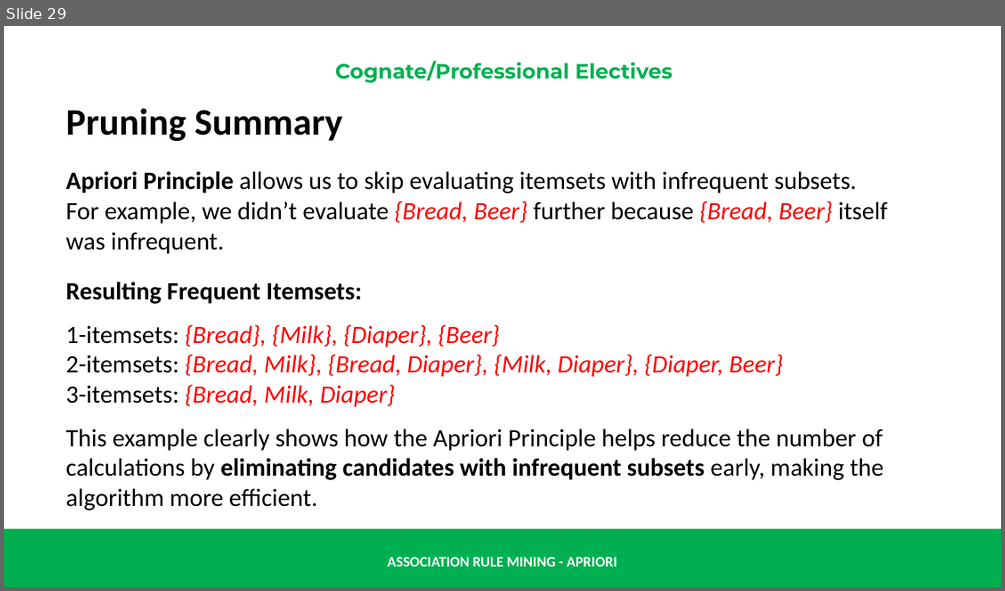
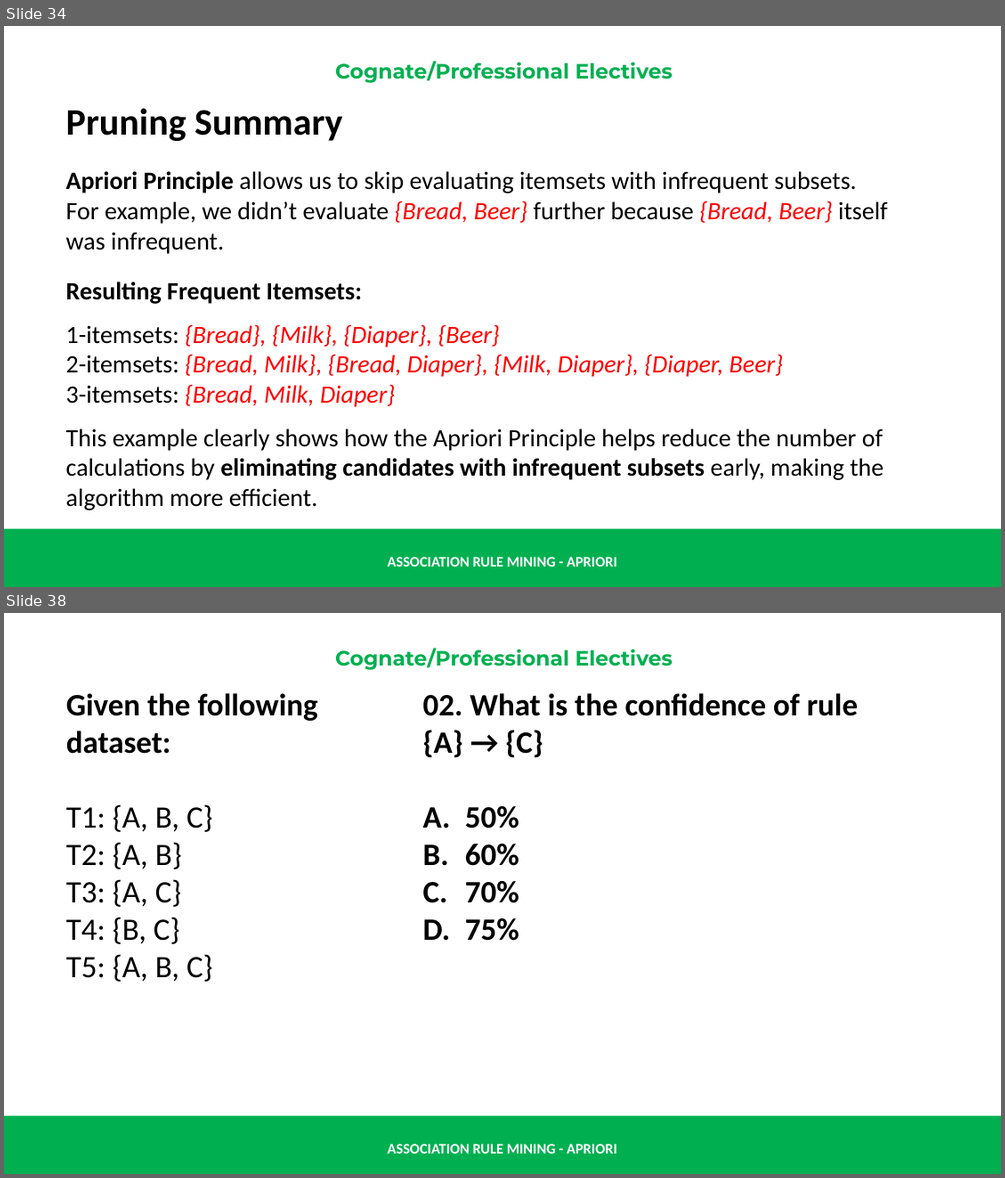
Before and after one commit to renatomaaliw3/public_files, a slide deck: CPE Electives (1 - 3)/01. Lectures Notebook/000. Presentations & Text Books/01. Presentation Slides/30. Association Rule Mining & Apriori.pptx. Shown one above the other, each under a label of ours: slide 29 before the commit, slides 34 and 38 after it; the slides between them are not shown. The pictures are 1005x591 and 1005x1178 pixels, drawn with LibreOffice and Linux fonts; fonts in the diff are those of the drawing. Boxes give left, top, right and bottom in pixels: in the first picture for what was removed or moved away, otherwise in the second. Text is boxed around its words. In the diff, an @@ line names an element or a change of style, - is before the commit and + after.

```diff
--- a/CPE Electives (1 - 3)/01. Lectures Notebook/000. Presentations & Text Books/01. Presentation Slides/30. Association Rule Mining & Apriori.pptx
+++ b/CPE Electives (1 - 3)/01. Lectures Notebook/000. Presentations & Text Books/01. Presentation Slides/30. Association Rule Mining & Apriori.pptx
@@ slide 38 added at (4,613,1001,1174), background #FFFFFF; not listed: 3 template elements that a slide beside it also shows @@
@@ text added at (66,693,318,981), 30 pt, text #000000 @@
+  Given the following dataset:
+  T1: {A, B, C}
+  T2: {A, B}
+  T3: {A, C}
+  T4: {B, C}
+  T5: {A, B, C}
@@ text added at (423,693,858,941), 30 pt, text #000000, bold @@
+  02. What is the confidence of rule
+  {A} → {C}
+  A. 50%
+  B. 60%
+  C. 70%
+  D. 75%
@@ what was slide 29 is now slide 34 @@
```
Also in this commit, not shown: 1 slide changed, 23 other slides added, 1 other file.
